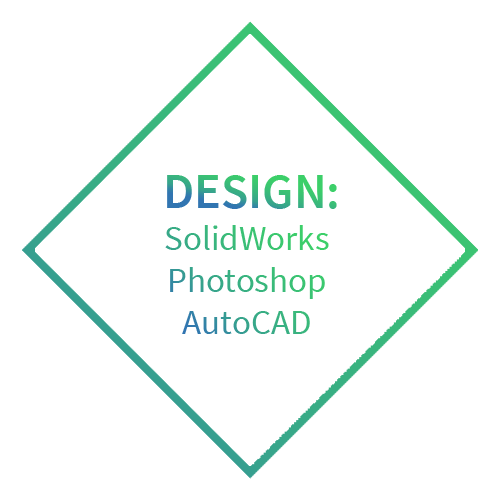
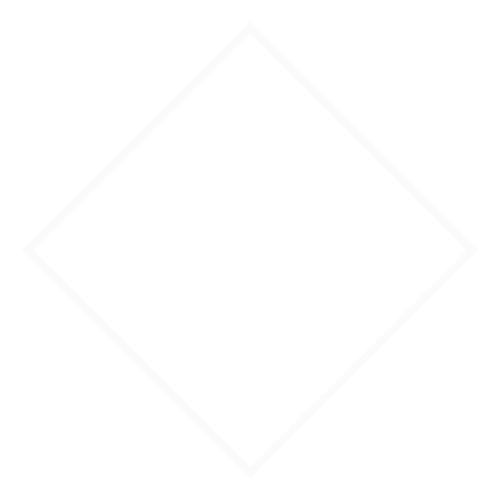
Before/after of a w=500, h=500 layered artwork. What changed in the layer stack:
renamed "SolidWorks Photoshop AutoCAD" to "Photoshop, XD, AI Invision, Balsamiq Solidworks", painted on it over left=116, top=225, right=329, bottom=334
